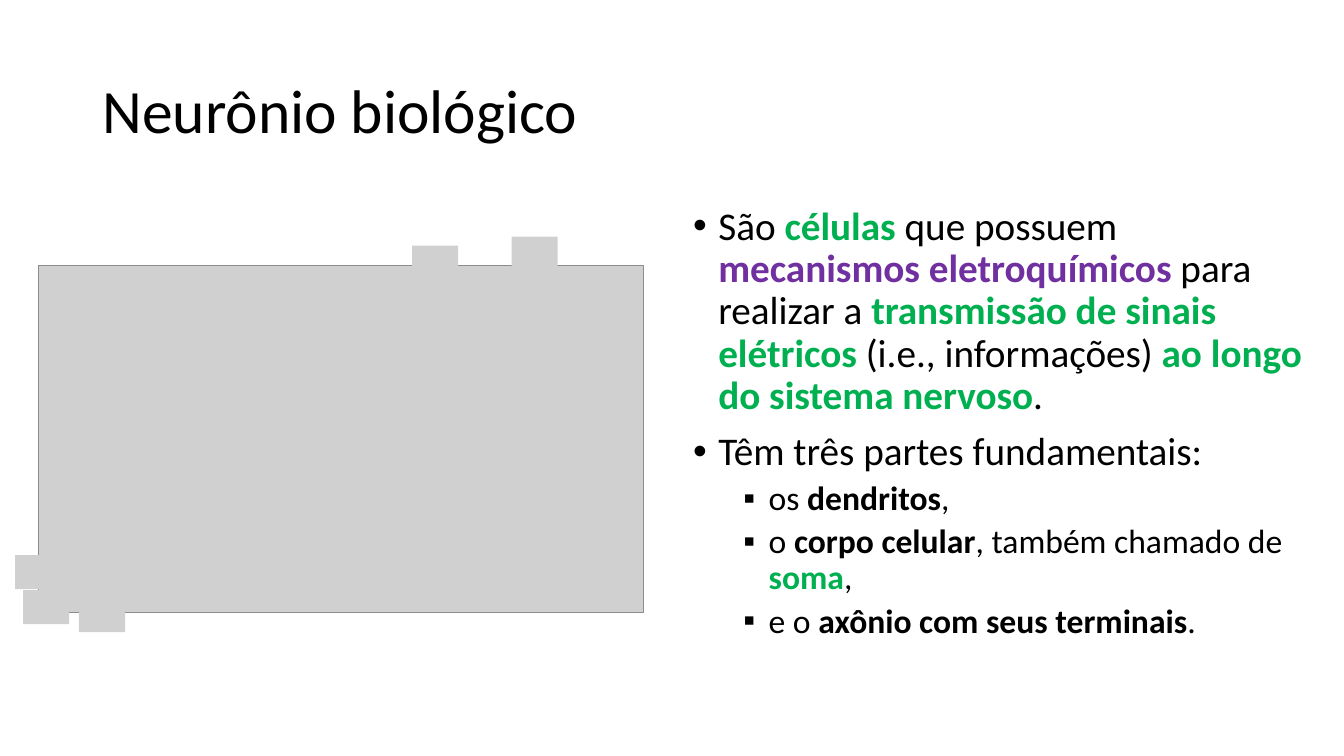
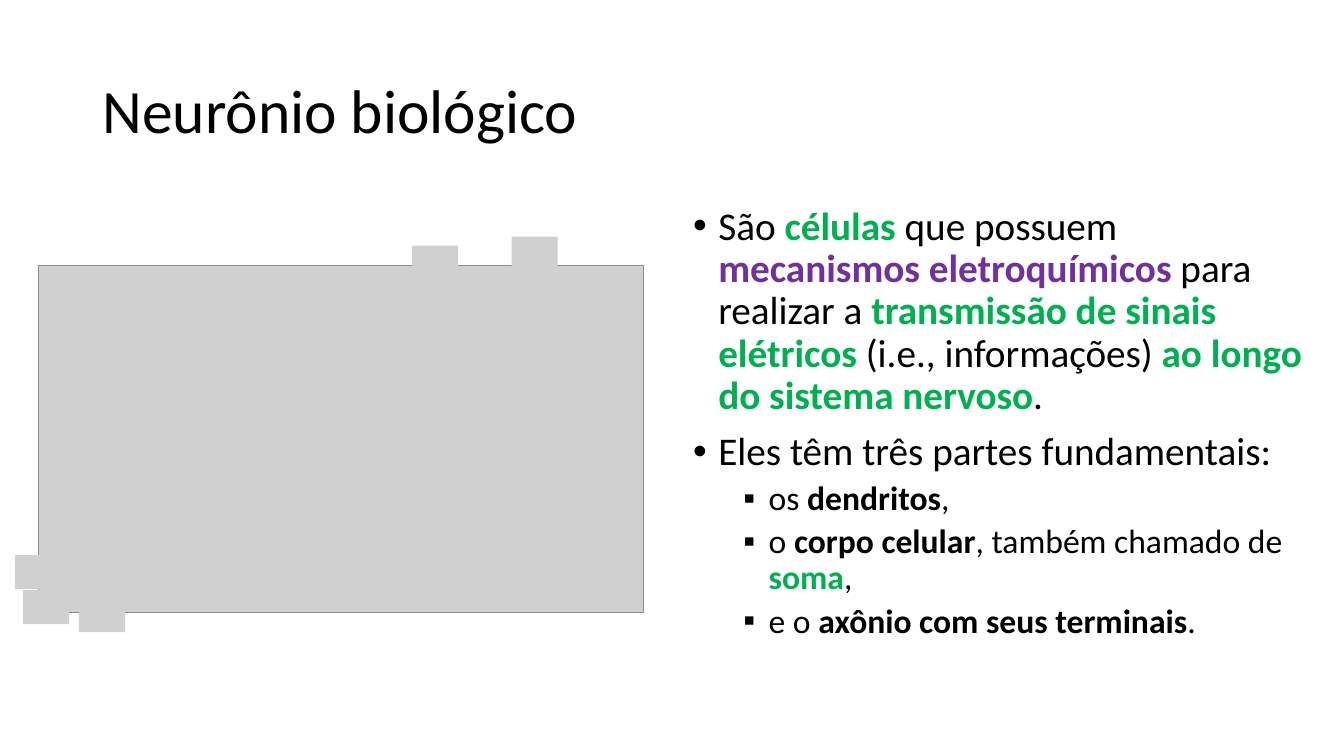
Before and after one commit to zz4fap/c24_inteligencia_artificial, a slide deck: slide 9 of slides/C24_MLP.pptx. Drawn at 1344x756 pixels with LibreOffice and Linux fonts; fonts in the diff are those of the drawing; grey boxes stand for pictures. Boxes give left, top, right and bottom in pixels: in the first picture for what was removed or moved away, otherwise in the second. Text is boxed around its words. In the diff, an @@ line names an element or a change of style, - is before the commit and + after.

```diff
--- a/slides/C24_MLP.pptx
+++ b/slides/C24_MLP.pptx
@@ text at (718, 437, 1272, 472): text changed @@
-• Têm três partes fundamentais:
+• Eles têm três partes fundamentais:
```
Also in this commit, not shown: 15 other slides changed, 1 other file.
